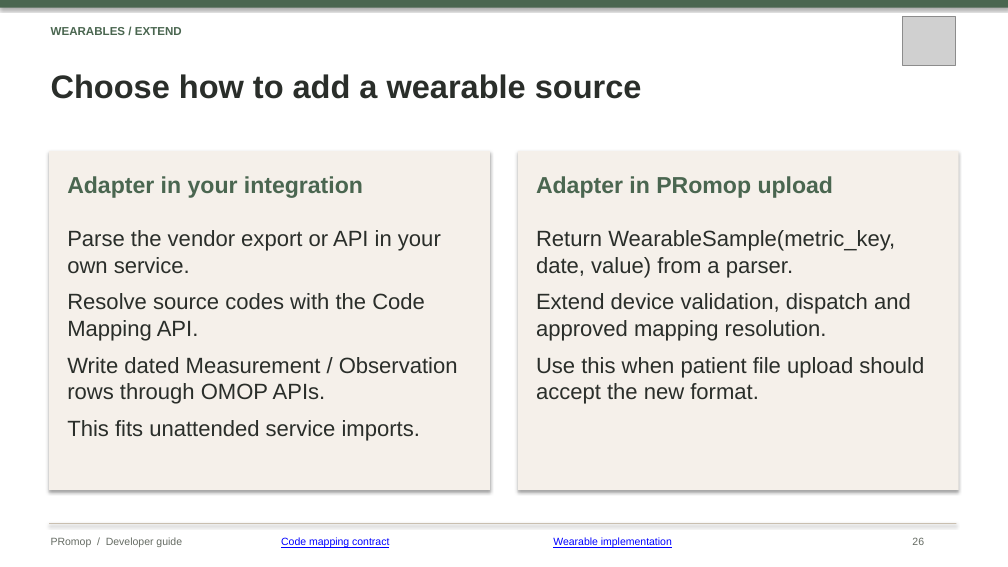
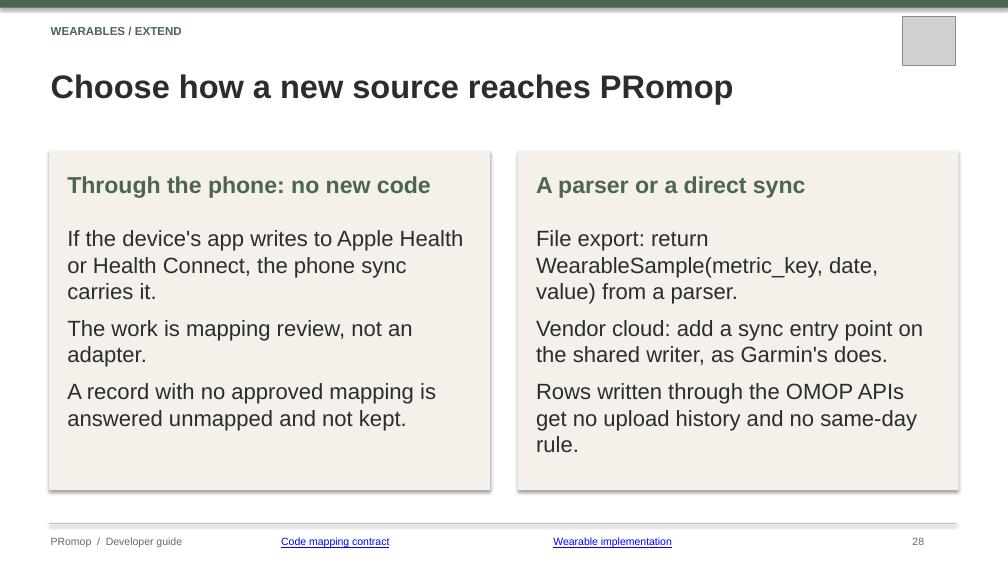
Before and after one commit to healthkey-ai/promop, a slide deck: slide 28 of PRomop_Developer_Guide.pptx (slide 26 before the commit). Drawn at 1008x567 pixels with LibreOffice and Linux fonts; fonts in the diff are those of the drawing; grey boxes stand for pictures. Boxes give left, top, right and bottom in pixels: in the first picture for what was removed or moved away, otherwise in the second. Text is boxed around its words. In the diff, an @@ line names an element or a change of style, - is before the commit and + after.

```diff
--- a/PRomop_Developer_Guide.pptx
+++ b/PRomop_Developer_Guide.pptx
@@ text at bbox=[51, 74, 734, 104]: text changed @@
-Choose how to add a wearable source
+Choose how a new source reaches PRomop
@@ text at bbox=[67, 176, 431, 198]: text changed @@
-Adapter in your integration
+Through the phone: no new code
@@ text at bbox=[536, 176, 806, 198]: text changed @@
-Adapter in PRomop upload
+A parser or a direct sync
@@ text at bbox=[67, 230, 464, 431]: text changed @@
-Parse the vendor export or API in your own service.
-Resolve source codes with the Code Mapping API.
-Write dated Measurement / Observation rows through OMOP APIs.
-This fits unattended service imports.
+If the device's app writes to Apple Health or Health Connect, the phone sync carries it.
+The work is mapping review, not an adapter.
+A record with no approved mapping is answered unmapped and not kept.
@@ text at bbox=[536, 230, 924, 452]: text changed @@
-Return WearableSample(metric_key, date, value) from a parser.
-Extend device validation, dispatch and approved mapping resolution.
-Use this when patient file upload should accept the new format.
+File export: return WearableSample(metric_key, date, value) from a parser.
+Vendor cloud: add a sync entry point on the shared writer, as Garmin's does.
+Rows written through the OMOP APIs get no upload history and no same-day rule.
```
Also in this commit, not shown: 8 other slides changed, 2 slides added, 1 slide removed, 1 other file.
